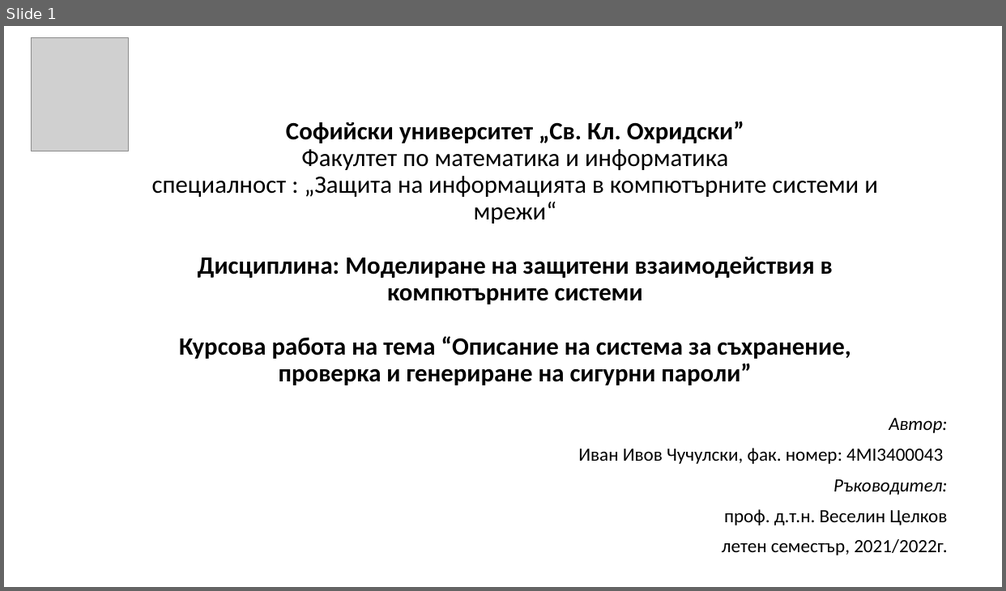
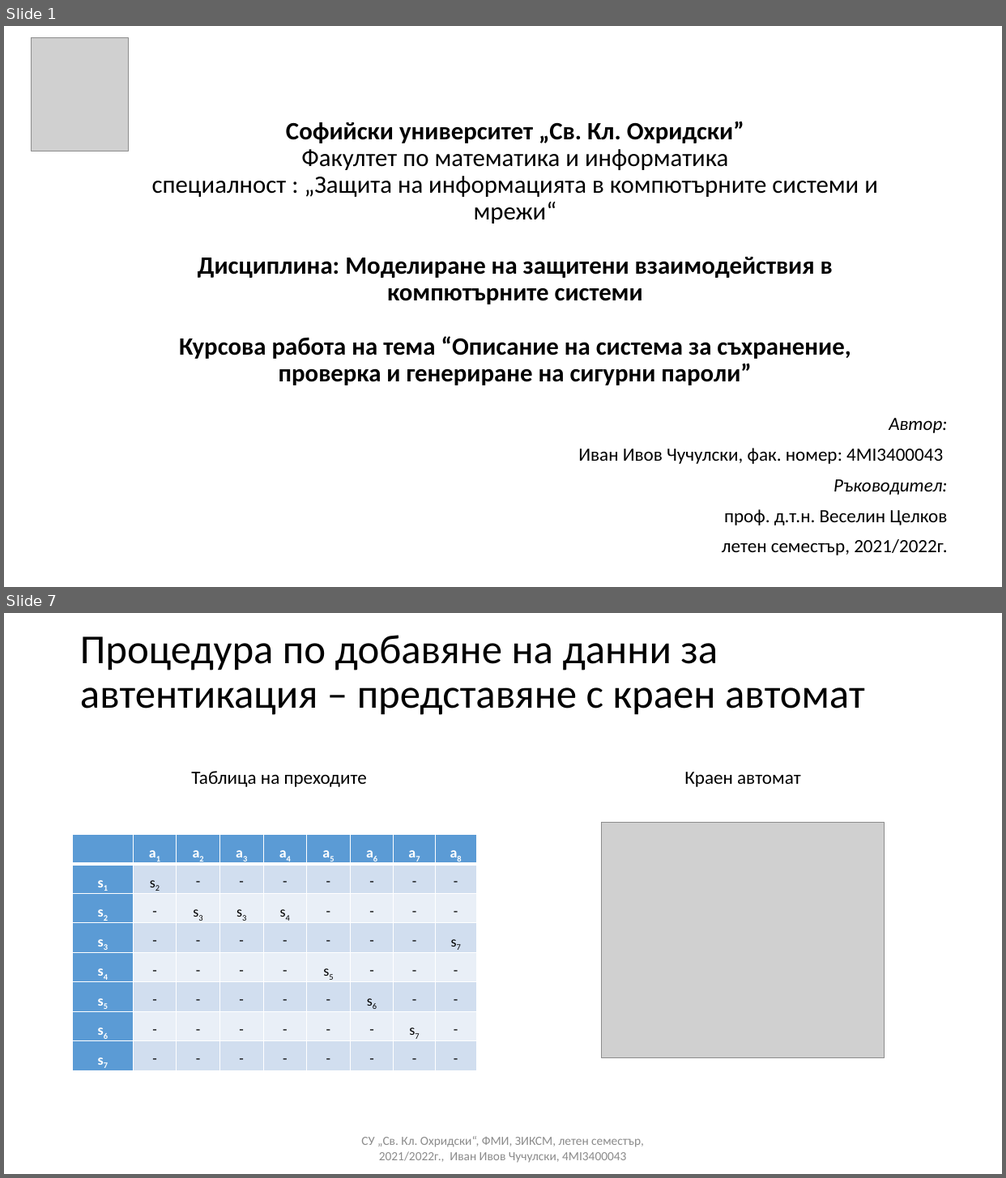
Before and after one commit to ivanchuchulski/secure-interactions-modeling, a slide deck: secure-interactions-modeling-project-Ivan-Chuchulski-4MI3400043.pptx. Shown one above the other, each under a label of ours: slide 1 before the commit, slides 1 and 7 after it; the slides between them are not shown. The pictures are 1006x591 and 1006x1178 pixels, drawn with LibreOffice and Linux fonts; fonts in the diff are those of the drawing; grey boxes stand for pictures. Boxes give left, top, right and bottom in pixels: in the first picture for what was removed or moved away, otherwise in the second. Text is boxed around its words. In the diff, an @@ line names an element or a change of style, - is before the commit and + after.

```diff
--- a/secure-interactions-modeling-project-Ivan-Chuchulski-4MI3400043.pptx
+++ b/secure-interactions-modeling-project-Ivan-Chuchulski-4MI3400043.pptx
@@ slide 7 added at box(4, 613, 1002, 1174), background #FFFFFF @@
@@ title added at box(80, 635, 865, 715), 39.6 pt, text #000000 @@
+Процедура по добавяне на данни за автентикация – представяне с краен автомат
@@ text added at box(191, 771, 367, 787), 18 pt, text #000000 @@
+Таблица на преходите
@@ text added at box(684, 772, 801, 787), 18 pt, text #000000 @@
+Краен автомат
@@ picture added at box(602, 823, 884, 1059) @@
@@ table added at box(73, 835, 476, 1075), 8 rows, 9 columns @@
+ | a1 | a2 | a3 | a4 | a5 | a6 | a7 | a8
+s1 | s2 | - | - | - | - | - | - | -
+s2 | - | s3 | s3 | s4 | - | - | - | -
+s3 | - | - | - | - | - | - | - | s7
+s4 | - | - | - | - | s5 | - | - | -
+s5 | - | - | - | - | - | s6 | - | -
+s6 | - | - | - | - | - | - | s7 | -
+s7 | - | - | - | - | - | - | - | -
@@ text added at box(361, 1136, 644, 1163), 12 pt, text #8C8C8C @@
+СУ „Св. Кл. Охридски“, ФМИ, ЗИКСМ, летен семестър, 2021/2022г., Иван Ивов Чучулски, 4MI3400043
```
Also in this commit, not shown: 2 slides changed, 15 other slides added, 1 other file.
